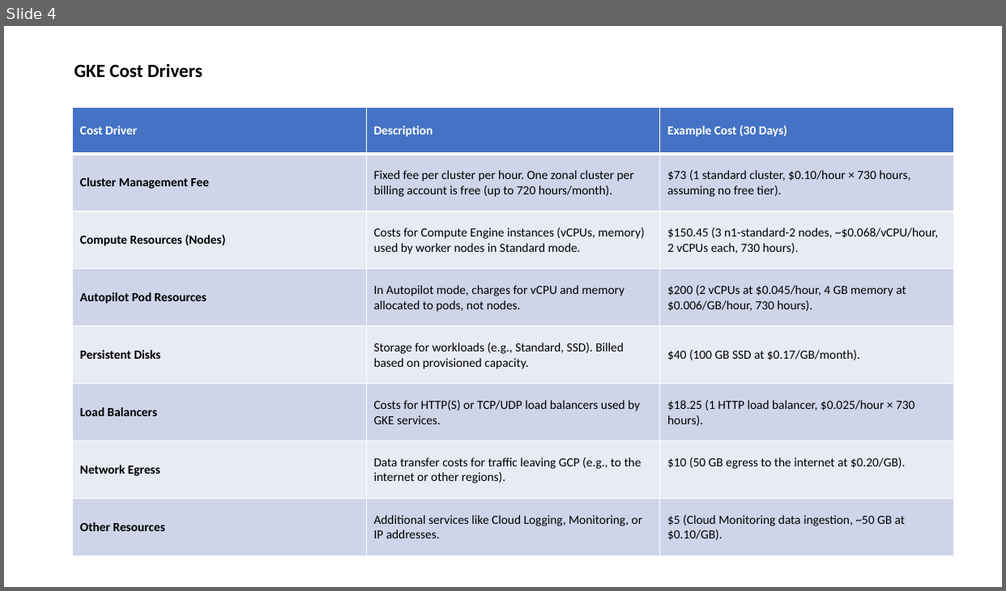
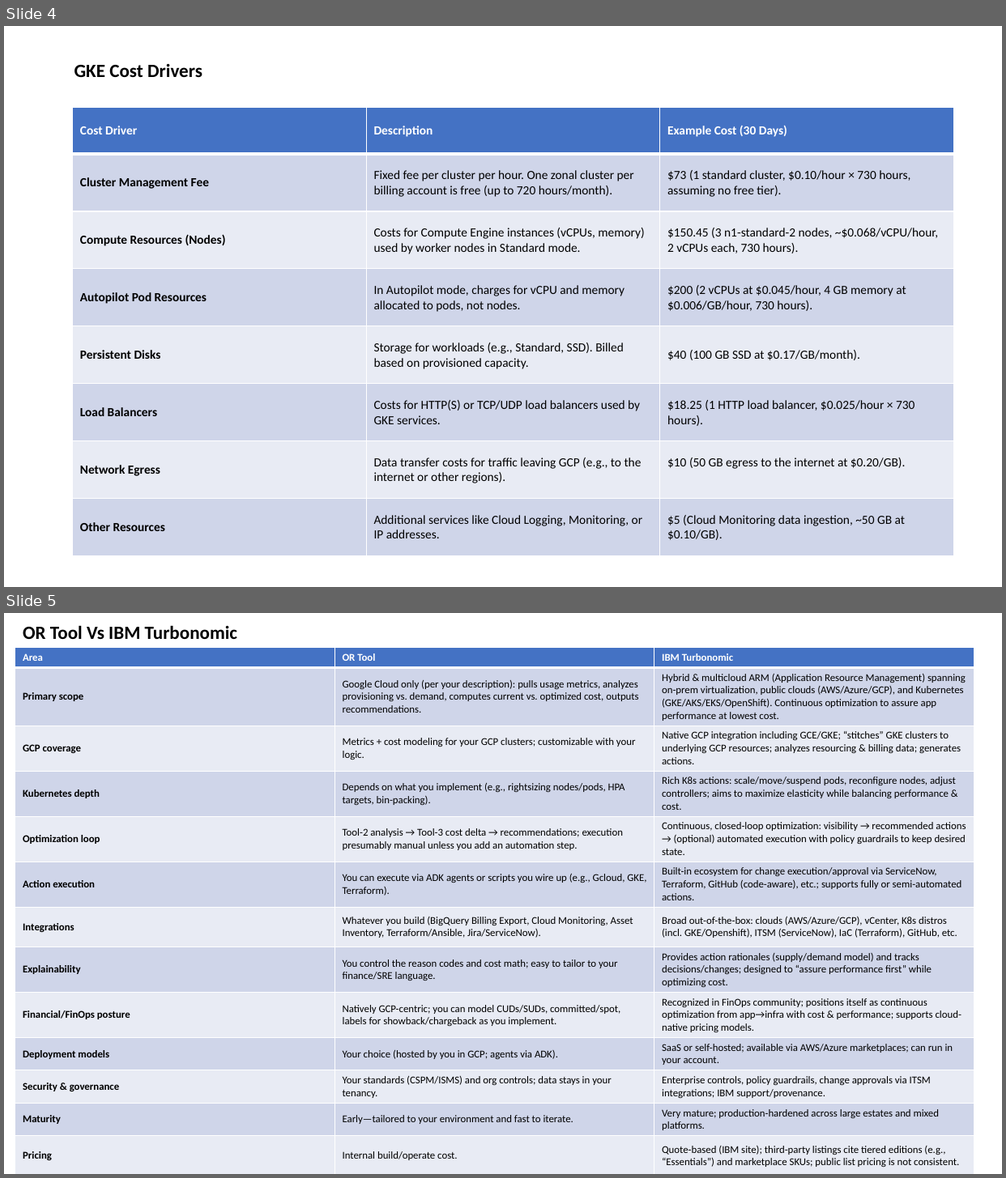
Before and after one commit to vmjadhav/GCP_Cost_Optimization, a slide deck: Cost_Optimization.pptx. Shown one above the other, each under a label of ours: slide 4 before the commit, slides 4 and 5 after it. The pictures are 1006x591 and 1006x1178 pixels, drawn with LibreOffice and Linux fonts; fonts in the diff are those of the drawing. Boxes give left, top, right and bottom in pixels: in the first picture for what was removed or moved away, otherwise in the second. Text is boxed around its words. In the diff, an @@ line names an element or a change of style, - is before the commit and + after.

Commit message:
updated PPT

```diff
--- a/Cost_Optimization.pptx
+++ b/Cost_Optimization.pptx
@@ slide 5 added at (4,613,1002,1174), background #FFFFFF @@
@@ title added at (23,625,238,639), 18 pt, text #000000, bold @@
+OR Tool Vs IBM Turbonomic
@@ table added at (15,648,974,1172), 13 rows, 3 columns @@
+Area | OR Tool | IBM Turbonomic
+Primary scope | Google Cloud only (per your description): pulls usage metrics, analyzes provisioning vs. demand, computes current vs. optimized cost, outputs recommendations. | Hybrid & multicloud ARM (Application Resource Management) spanning on-prem virtualization, public clouds (AWS/Azure/GCP), and Kubernetes (GKE/AKS/EKS/OpenShift). Continuous optimization to assure app performance at lowest cost.
+GCP coverage | Metrics + cost modeling for your GCP clusters; customizable with your logic. | Native GCP integration including GCE/GKE; “stitches” GKE clusters to underlying GCP resources; analyzes resourcing & billing data; generates actions.
+Kubernetes depth | Depends on what you implement (e.g., rightsizing nodes/pods, HPA targets, bin-packing). | Rich K8s actions: scale/move/suspend pods, reconfigure nodes, adjust controllers; aims to maximize elasticity while balancing performance & cost.
+Optimization loop | Tool-2 analysis → Tool-3 cost delta → recommendations; execution presumably manual unless you add an automation step. | Continuous, closed-loop optimization: visibility → recommended actions → (optional) automated execution with policy guardrails to keep desired state.
+Action execution | You can execute via ADK agents or scripts you wire up (e.g., Gcloud, GKE, Terraform). | Built-in ecosystem for change execution/approval via ServiceNow, Terraform, GitHub (code-aware), etc.; supports fully or semi-automated actions.
+Integrations | Whatever you build (BigQuery Billing Export, Cloud Monitoring, Asset Inventory, Terraform/Ansible, Jira/ServiceNow). | Broad out-of-the-box: clouds (AWS/Azure/GCP), vCenter, K8s distros (incl. GKE/Openshift), ITSM (ServiceNow), IaC (Terraform), GitHub, etc.
+Explainability | You control the reason codes and cost math; easy to tailor to your finance/SRE language. | Provides action rationales (supply/demand model) and tracks decisions/changes; designed to “assure performance first” while optimizing cost.
+Financial/FinOps posture | Natively GCP-centric; you can model CUDs/SUDs, committed/spot, labels for showback/chargeback as you implement. | Recognized in FinOps community; positions itself as continuous optimization from app→infra with cost & performance; supports cloud-native pricing models.
+Deployment models | Your choice (hosted by you in GCP; agents via ADK). | SaaS or self-hosted; available via AWS/Azure marketplaces; can run in your account.
+Security & governance | Your standards (CSPM/ISMS) and org controls; data stays in your tenancy. | Enterprise controls, policy guardrails, change approvals via ITSM integrations; IBM support/provenance.
+Maturity | Early—tailored to your environment and fast to iterate. | Very mature; production-hardened across large estates and mixed platforms.
+Pricing | Internal build/operate cost. | Quote-based (IBM site); third-party listings cite tiered editions (e.g., “Essentials”) and marketplace SKUs; public list pricing is not consistent.
```
